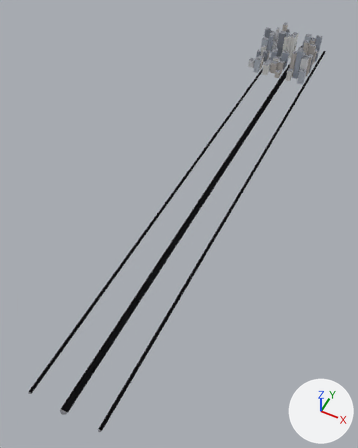
Two versions of the glTF model apps/client/public/cities/tokyo_synth/tiles/2_-3.glb, one commit apart.
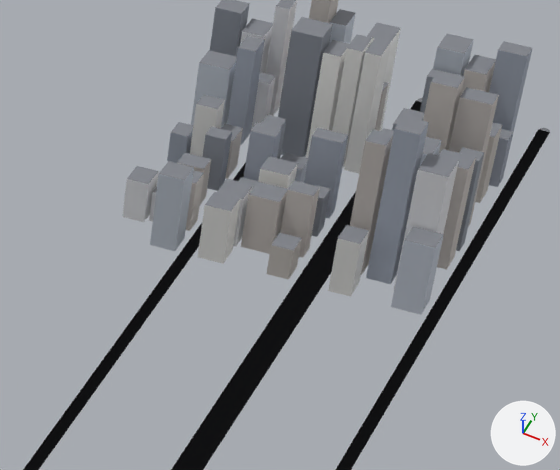
Each version appears first whole from a 50 mm lens placed at (997.0, -988.0, 937.0), pointed at (590.0, -175.0, -79.0), and next in a close-up on the part from 63% to 91% of the width and 6% to 25% of the height. The lights are fixed; the arrows at lower right show +X, +Y and +Z. The first two pictures are the older version. Vertices at exactly the same position are counted once.

Before the edit, the objects in view are built like this:
```python
me_mesh_0 = bpy.data.meshes.new('Mesh_0')
me_mesh_0.from_pydata(...)  # 550 vertices, 656 faces; spans x 503.0..724.0, y -768.0..768.0, z 0.0..100.0
# faces by material slot: [66, 472, 118]
me_mesh_0.materials.append(mat_road)
me_mesh_0.materials.append(mat_facade)
me_mesh_0.materials.append(mat_roof)
ob_mesh_0 = bpy.data.objects.new('Mesh_0', me_mesh_0)
ob_mesh_0.location = (0.0, 0.0, 0.0)
```
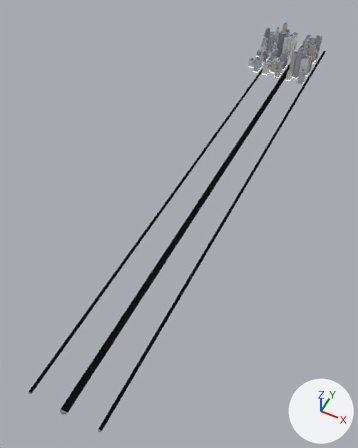
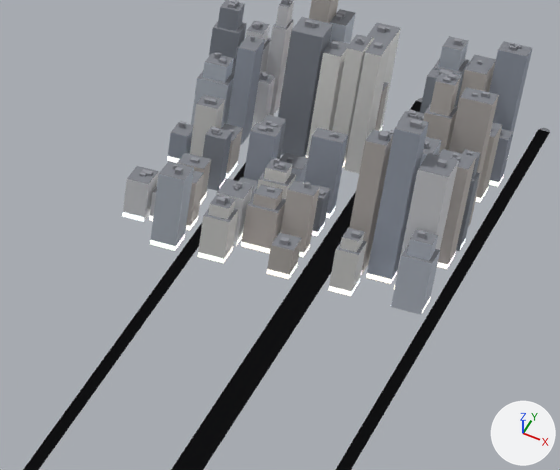
What differs and where, as boxes (x1, y1, x2, y2) in the close-ups (560 x 470 px):
part 1 of me_mesh_0, added
    after: (218, 0, 245, 31)
part 2 of me_mesh_0, added
    after: (246, 21, 270, 44)
part 3 of me_mesh_0, added
    after: (264, 159, 292, 184)
part 4 of me_mesh_0, added
    after: (208, 195, 235, 219)
part 5 of me_mesh_0, added
    after: (398, 111, 422, 123)
part 6 of me_mesh_0, added
    after: (462, 149, 481, 180)
part 7 of me_mesh_0, added
    after: (340, 228, 365, 252)
part 8 of me_mesh_0, reshaped
    before: (199, 0, 484, 248)
    after: (122, 0, 521, 313)

The change, as a diff of the scene's bpy script:
```diff
--- a/apps/client/public/cities/tokyo_synth/tiles/2_-3.glb.py
+++ b/apps/client/public/cities/tokyo_synth/tiles/2_-3.glb.py
@@ mat_shop @@
+mat_shop = bpy.data.materials.new('shop')
+mat_shop.use_nodes = True; mat_shop.node_tree.nodes.clear()
+_N = mat_shop.node_tree.nodes; _L = mat_shop.node_tree.links
+n0 = _N.new('ShaderNodeBsdfPrincipled'); n0.name = 'Principled BSDF'
+n0.inputs[28].default_value = 1.0  # 'Emission Strength'
+n1 = _N.new('ShaderNodeOutputMaterial'); n1.name = 'Material Output'
+n2 = _N.new('ShaderNodeVertexColor'); n2.name = 'Color Attribute'
+_L.new(n0.outputs[0], n1.inputs[0])  # 'BSDF' to 'Surface'
+_L.new(n2.outputs[0], n0.inputs[0])  # 'Color' to 'Base Color'
@@ me_mesh_0 @@
 # used by ob_mesh_0; location = (0.0, 0.0, 0.0)
-me_mesh_0.from_pydata(...)  # 550 vertices, 656 faces; spans x 503.0..724.0, y -768.0..768.0, z 0.0..100.0
+me_mesh_0.from_pydata(...)  # 2258 vertices, 2314 faces; spans x 503.0..724.0, y -768.0..768.0, z 0.0..103.0
+# me_mesh_0 part 1: the loose piece of 8 vertices spanning x 503.0..521.0, y 697.0..712.0, z 0.0..65.0 is copied, and the copy is scaled about its middle by (0.72, 0.72, 0.212), then moved by (0.0, 0.0, 26.0); it spans x 506.0..519.0, y 699.0..710.0, z 51.0..65.0
+# me_mesh_0 part 2: the loose piece of 8 vertices spanning x 524.0..540.0, y 693.0..712.0, z 0.0..55.0 is copied, and the copy is scaled about its middle by (0.72, 0.72, 0.191), then moved by (0.0, 0.0, 22.0); it spans x 527.0..538.0, y 695.0..710.0, z 45.0..55.0
+# me_mesh_0 part 3: the loose piece of 8 vertices spanning x 584.0..603.0, y 568.0..584.0, z 0.0..36.0 is copied, and the copy is scaled about its middle by (0.72, 0.72, 0.204), then moved by (0.0, 0.0, 14.0); it spans x 586.0..600.0, y 570.0..582.0, z 29.0..36.0
+# me_mesh_0 part 4: the loose piece of 8 vertices spanning x 568.0..585.0, y 512.0..528.0, z 0.0..36.0 is copied, and the copy is scaled about its middle by (0.72, 0.72, 0.204), then moved by (0.0, 0.0, 14.0); it spans x 570.0..582.0, y 514.0..526.0, z 29.0..36.0
+# me_mesh_0 part 5: the loose piece of 8 vertices spanning x 653.0..668.0, y 606.0..627.0, z 0.0..65.0 is copied, and the copy is scaled about its middle by (0.72, 0.72, 0.212), then moved by (0.0, 0.0, 26.0); it spans x 655.0..666.0, y 609.0..624.0, z 51.0..65.0
+# me_mesh_0 part 6: the loose piece of 8 vertices spanning x 699.0..712.0, y 592.0..603.0, z 0.0..62.0 is copied, and the copy is scaled about its middle by (0.72, 0.72, 0.223), then moved by (0.0, 0.0, 24.0); it spans x 700.0..711.0, y 593.0..601.0, z 48.0..62.0
+# me_mesh_0 part 7: the loose piece of 8 vertices spanning x 653.0..667.0, y 512.0..528.0, z 0.0..36.0 is copied, and the copy is scaled about its middle by (0.72, 0.72, 0.204), then moved by (0.0, 0.0, 14.0); it spans x 655.0..665.0, y 514.0..526.0, z 29.0..36.0
+# me_mesh_0 part 8: 60 vertices moved from x 503.0..712.0, y 512.0..712.0, z 36.0..94.0 to x 503.0..712.0, y 512.0..712.0, z 29.0..74.0; 1588 vertices added at x 503.0..713.0, y 511.0..713.0, z 0.0..103.0
+# other edits to the shape of me_mesh_0 do not show in these pictures
 me_mesh_0.materials.append(mat_road)
@@ me_mesh_0 @@
 me_mesh_0.materials.append(mat_roof)
+me_mesh_0.materials.append(mat_shop)
```
